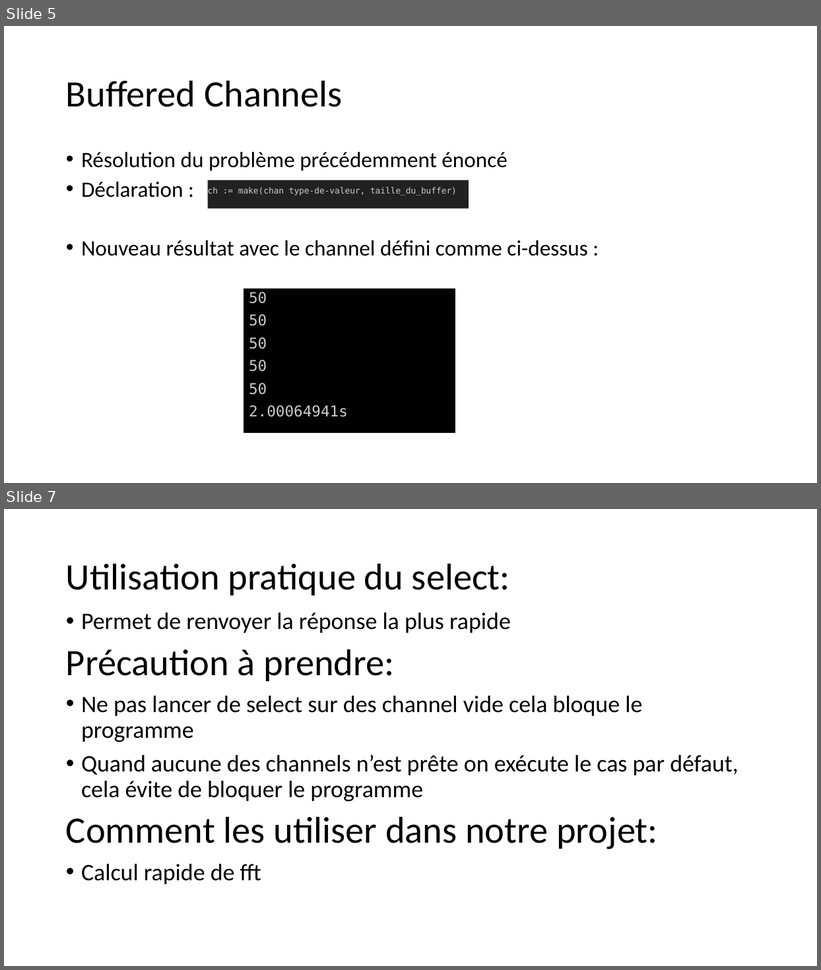
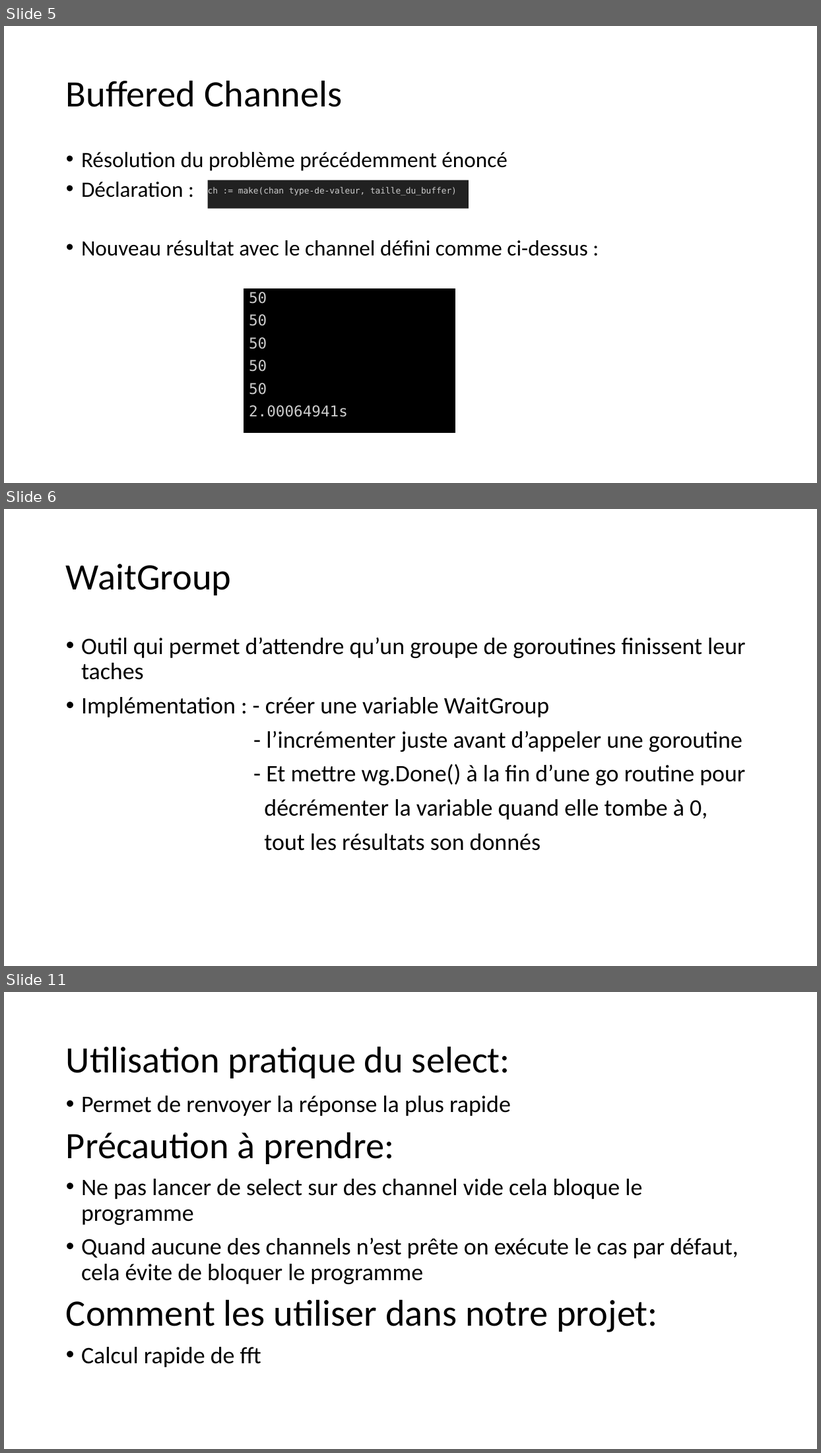
Before and after one commit to aykis/CODEV-GO, a slide deck: Presentation Channels.pptx. Shown one above the other, each under a label of ours: slides 5 and 7 before the commit, slides 5, 6 and 11 after it; the slides between them are not shown. The pictures are 821x970 and 821x1453 pixels, drawn with LibreOffice and Linux fonts; fonts in the diff are those of the drawing. Boxes give left, top, right and bottom in pixels: in the first picture for what was removed or moved away, otherwise in the second. Text is boxed around its words. In the diff, an @@ line names an element or a change of style, - is before the commit and + after.

```diff
--- a/Presentation Channels.pptx
+++ b/Presentation Channels.pptx
@@ slide 6 added at (x1=4, y1=509, x2=817, y2=966), background #FFFFFF @@
@@ title added at (x1=66, y1=564, x2=232, y2=595), 44 pt, text #000000 @@
+WaitGroup
@@ text added at (x1=81, y1=637, x2=745, y2=851), 28 pt, text #000000 @@
+• Outil qui permet d’attendre qu’un groupe de goroutines finissent leur taches
+• Implémentation : - créer une variable WaitGroup
+- l’incrémenter juste avant d’appeler une goroutine
+- Et mettre wg.Done() à la fin d’une go routine pour
+décrémenter la variable quand elle tombe à 0,
+tout les résultats son donnés
@@ what was slide 7 is now slide 11 @@
```
Also in this commit, not shown: 4 slides changed, 3 other slides added.
